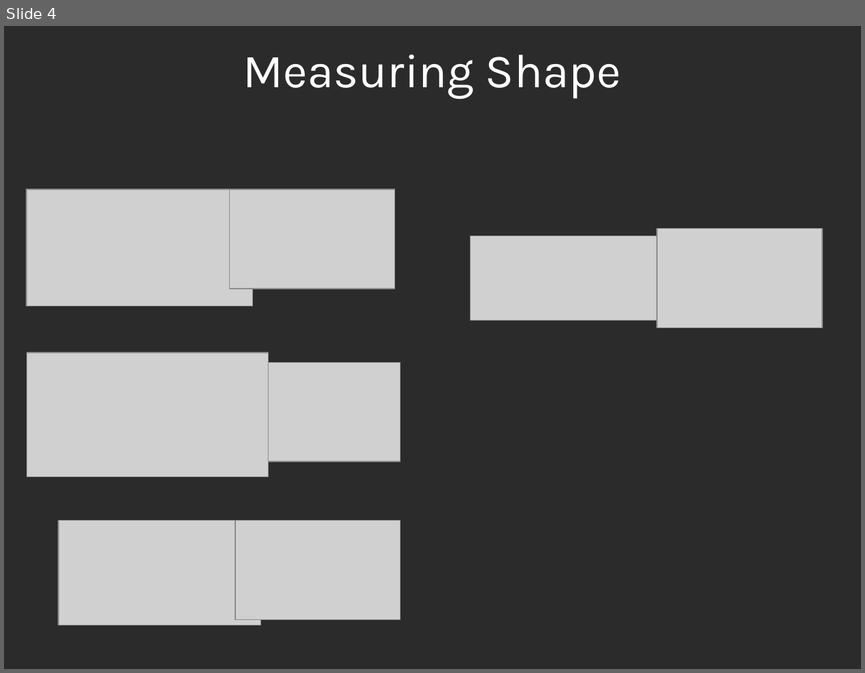
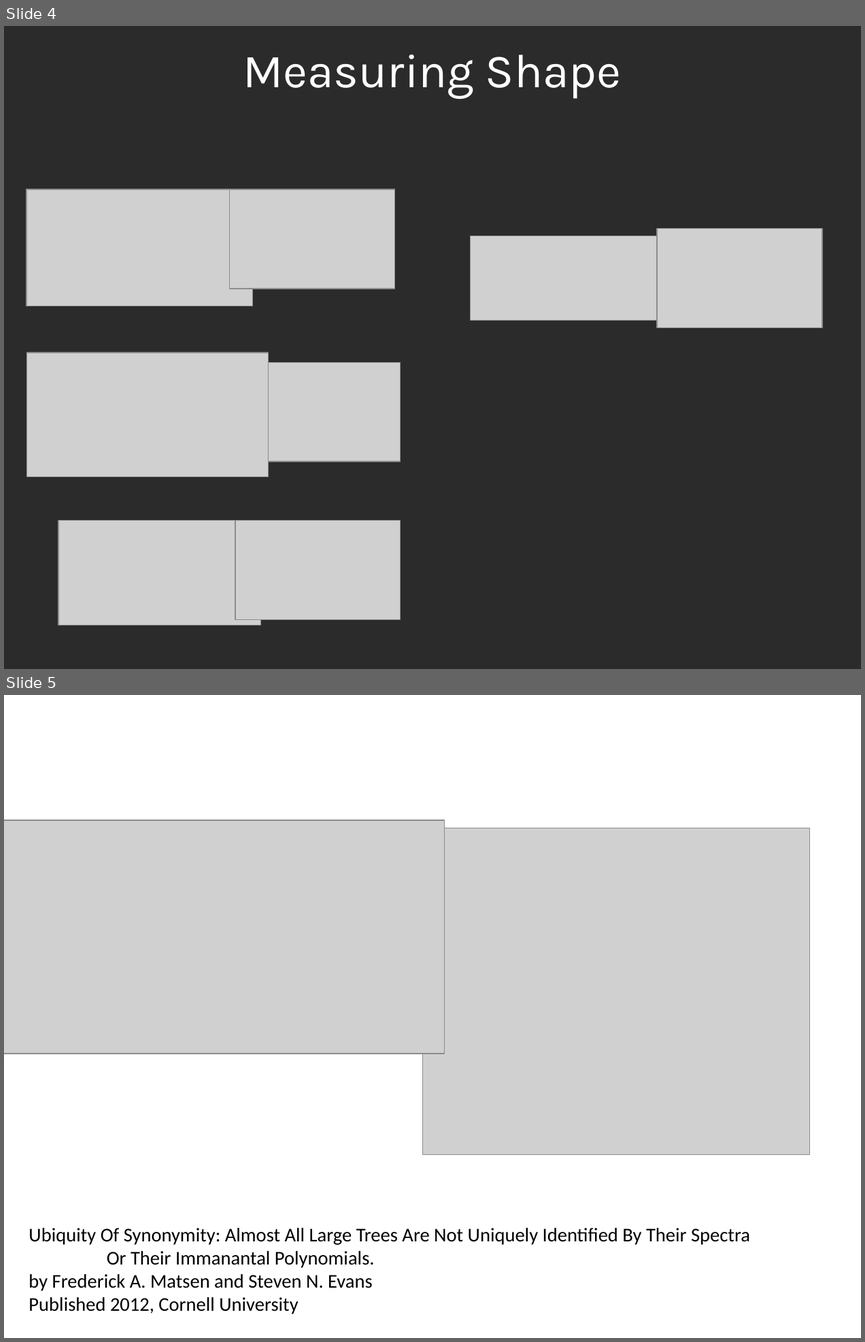
Before and after one commit to spiveeworks/treeshapes, a slide deck: presentation.odp. Shown one above the other, each under a label of ours: slide 4 before the commit, slides 4 and 5 after it. The pictures are 865x673 and 865x1342 pixels, drawn with LibreOffice and Linux fonts; fonts in the diff are those of the drawing; grey boxes stand for pictures; background and template pictures are left out; a plain dark background stands for a picture behind light text. Boxes give left, top, right and bottom in pixels: in the first picture for what was removed or moved away, otherwise in the second. Text is boxed around its words. In the diff, an @@ line names an element or a change of style, - is before the commit and + after.

```diff
--- a/presentation.odp
+++ b/presentation.odp
@@ slide 5 added at [4,695,861,1338], background picture (left out) @@
@@ picture added at [4,820,444,1053] @@
@@ picture added at [423,828,810,1155] @@
@@ title added at [28,1227,221,1244], 44 pt, text #FFFFFF @@
+Ubiquity of Synonymity
@@ text added at [28,1227,750,1314], 18 pt, text #000000 @@
+Ubiquity Of Synonymity: Almost All Large Trees Are Not Uniquely Identified By Their Spectra
+Or Their Immanantal Polynomials.
+by Frederick A. Matsen and Steven N. Evans
+Published 2012, Cornell University
```
Also in this commit, not shown: 8 slides changed, 1 other slide added, 1 slide removed.
